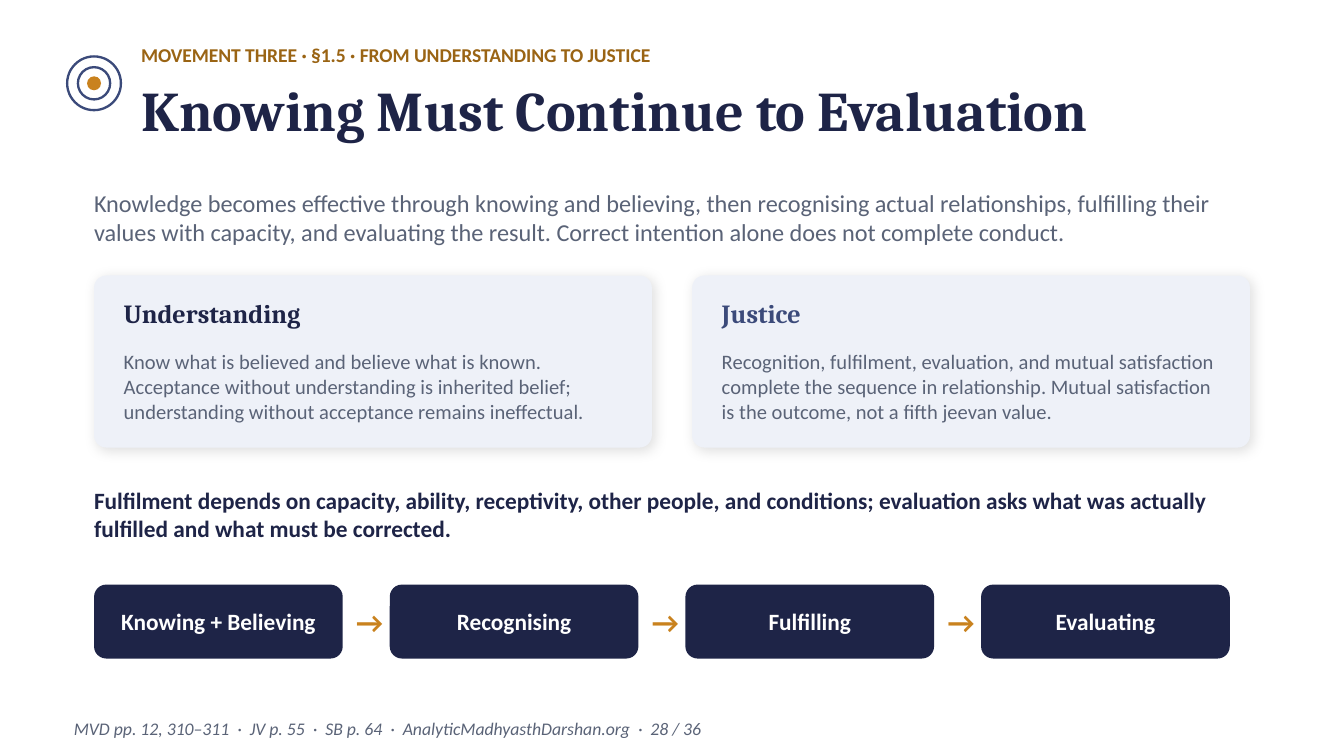
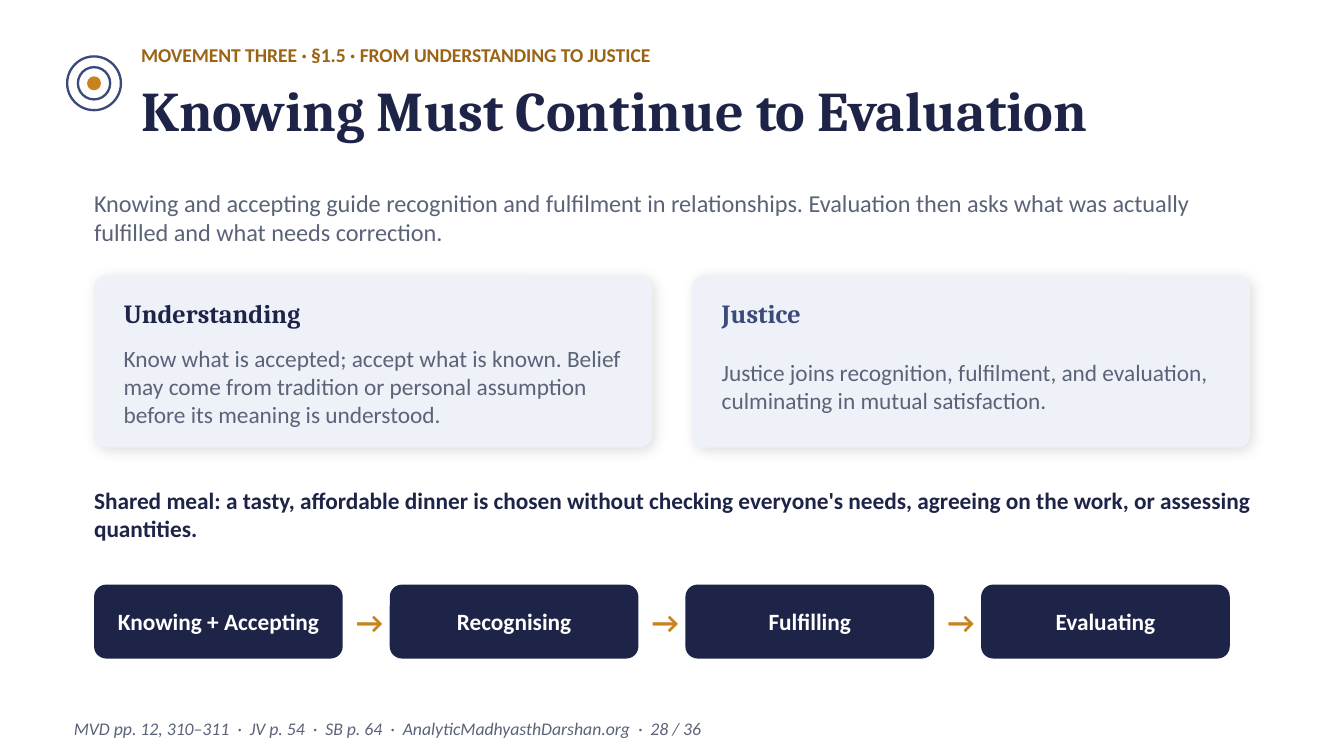
Before and after one commit to raghavamohan/AnalyticMadhyasthDarshan, a slide deck: slide 28 of Studies/The-Epistemology-of-Coexistence/The-Epistemology-of-Coexistence-Madhyasth-Darshan.pptx. Drawn at 1344x756 pixels with LibreOffice and Linux fonts; fonts in the diff are those of the drawing. Boxes give left, top, right and bottom in pixels: in the first picture for what was removed or moved away, otherwise in the second. Text is boxed around its words. In the diff, an @@ line names an element or a change of style, - is before the commit and + after.

Commit message:
Clarify epistemology companion and add shared-meal example

```diff
--- a/Studies/The-Epistemology-of-Coexistence/The-Epistemology-of-Coexistence-Madhyasth-Darshan.pptx
+++ b/Studies/The-Epistemology-of-Coexistence/The-Epistemology-of-Coexistence-Madhyasth-Darshan.pptx
@@ text at [94,195,1189,241]: text changed @@
-Knowledge becomes effective through knowing and believing, then recognising actual relationships, fulfilling their values with capacity, and evaluating the result. Correct intention alone does not complete conduct.
+Knowing and accepting guide recognition and fulfilment in relationships. Evaluation then asks what was actually fulfilled and what needs correction.
@@ text at [124,351,620,427]: text changed; size 11 to 12.5 pt @@
-Know what is believed and believe what is known. Acceptance without understanding is inherited belief; understanding without acceptance remains ineffectual.
+Know what is accepted; accept what is known. Belief may come from tradition or personal assumption before its meaning is understood.
@@ text at [722,365,1207,413]: text changed; size 11 to 12.5 pt @@
-Recognition, fulfilment, evaluation, and mutual satisfaction complete the sequence in relationship. Mutual satisfaction is the outcome, not a fifth jeevan value.
+Justice joins recognition, fulfilment, and evaluation, culminating in mutual satisfaction.
@@ text at [94,492,1250,541]: text changed @@
-Fulfilment depends on capacity, ability, receptivity, other people, and conditions; evaluation asks what was actually fulfilled and what must be corrected.
+Shared meal: a tasty, affordable dinner is chosen without checking everyone's needs, agreeing on the work, or assessing quantities.
@@ text at [118,613,319,634]: text changed @@
-Knowing + Believing
+Knowing + Accepting
@@ text at [74,722,701,738]: text changed @@
-MVD pp. 12, 310–311 · JV p. 55 · SB p. 64 · AnalyticMadhyasthDarshan.org · 28 / 36
+MVD pp. 12, 310–311 · JV p. 54 · SB p. 64 · AnalyticMadhyasthDarshan.org · 28 / 36
```
Also in this commit, not shown: 33 other slides changed, 1 other file.
